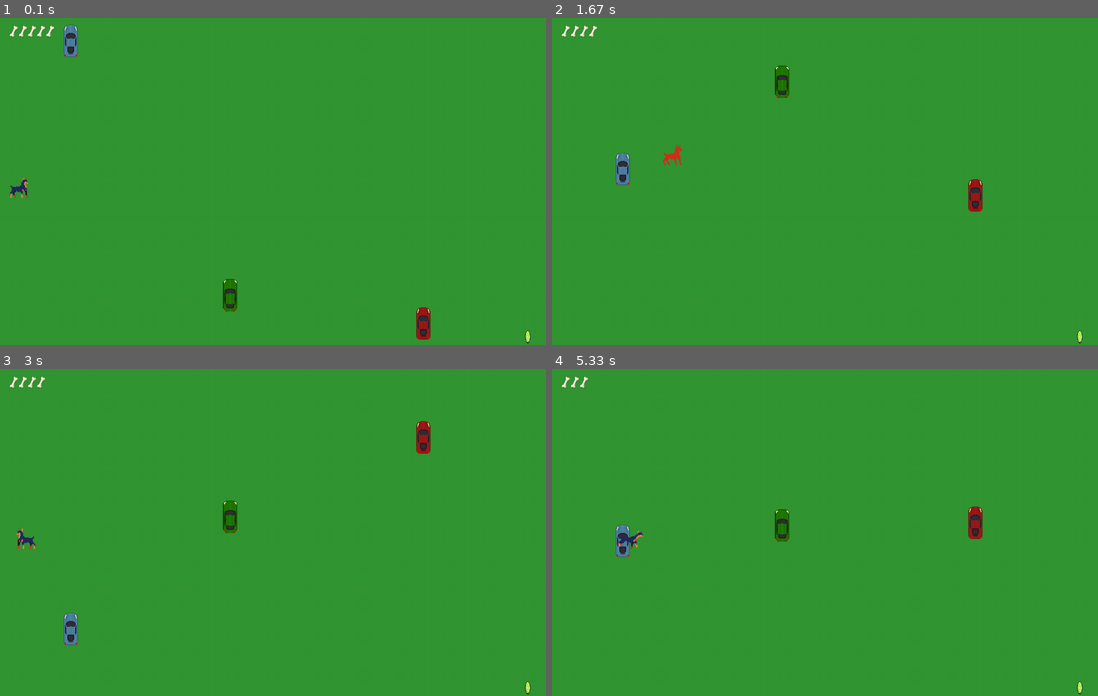
Above: before the commit, frames 1-4 (two rows, left to right).
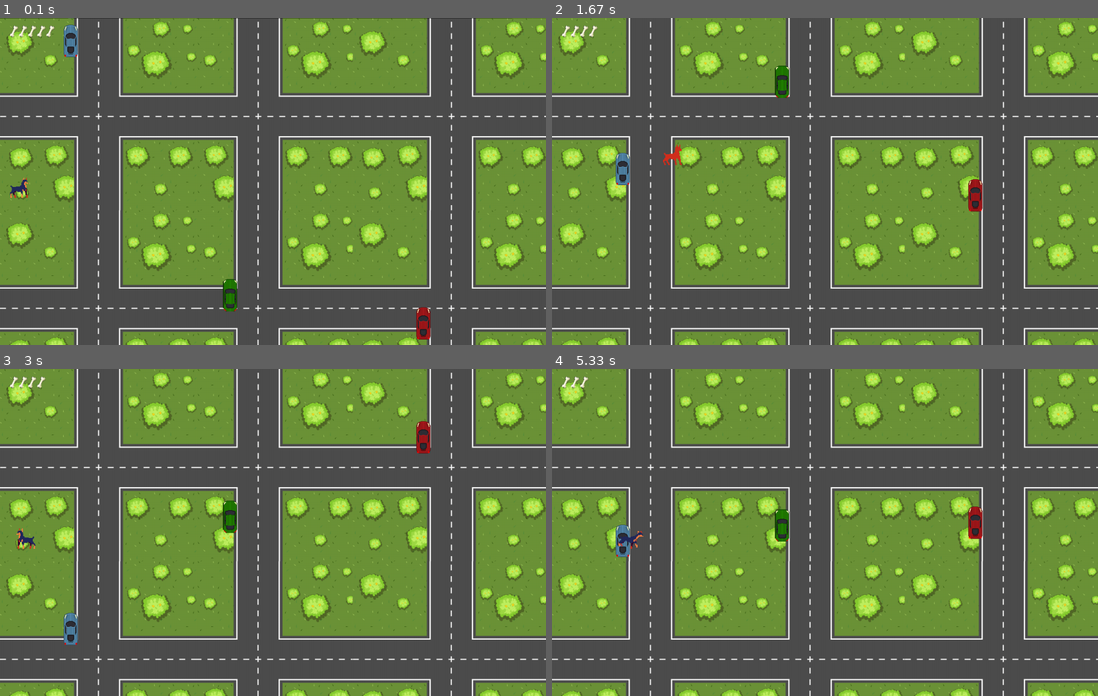
Above: after the commit, the same moments.

Repository: baby-sal/dogtective
Game: pygame game, started from user_interface/game.py
Two runs of this game, one before a commit and one after it. Both use one fixed random seed, a clock stepped at 60 frames per second and the inputs below.
Inputs:
- Up to frame 1 (0.1 s): no input
- Up to frame 2 (1.67 s): hold Right 0.33-0.8 s; hold Up 0.83-1.13 s; hold Right 1.17-1.63 s
- Up to frame 3 (3 s): hold Left 1.67-2.2 s; hold Down 2.23-2.53 s; hold Left 2.57-2.97 s
- Up to frame 4 (5.33 s): hold Up 3-3.37 s; hold Right 3.4-4.03 s; hold Down 4.07-4.43 s; hold Left 4.47-4.93 s; hold Right from 4.97 s (still down)

The runs differ from the first frame. In frame 1, 99% of the frame differs, in the area x 0-100%, y 0-100%; in frame 2, 99%; in frame 3, 99%; in frame 4, 99%.

Commit message:
changed car dimensions to show bigger

Diff:
--- a/logic/assets/scrolling_background.py
+++ b/logic/assets/scrolling_background.py
@@ -1,13 +1,13 @@
 import pygame
 import math as m
-import user_interface.game_config as config
+from user_interface.game_config  import WIDTH
 
 class ScrollBackground:
     def __init__(self):
         #do not need transparency for image background therefore do not need convert_alpha
         self.image = pygame.image.load('../logic/assets/images/background/Background2_freepik_draft1.png').convert()
         self.image_width = self.image.get_width()
-        self.screen_width = config.WIDTH
+        self.screen_width = WIDTH
         self.scroll = 0
         self.fps = 60
         self.clock = pygame.time.Clock()
--- a/user_interface/game.py
+++ b/user_interface/game.py
@@ -1,13 +1,10 @@
-# game render and loop
-
 import pygame
 import sys
-from logic.components.environmental import Obstacle, Environmental
+from logic.components.environmental import Obstacle
 from logic.components.character import Character
 from logic.components.health import Health
 import user_interface.game_config as config
 from logic.assets.scrolling_background import ScrollBackground
-
 
 class GameRunner:
     # Game window set-up
@@ -43,20 +40,10 @@
         self.car_group = pygame.sprite.Group()
         self.car_group.add(car1, car2, car3)
 
-        # ball sprite for loading onto final background
-        # may need factoring into separate function/different name?
-        ball_img = pygame.image.load(
-            '../logic/assets/images/objects/ball.png').convert_alpha()
-        ball = Environmental("ball", ball_img, self.dis_width * 0.96,
-                             self.dis_height * 0.95, 0.1)
-        self.final_screen_ball_group = pygame.sprite.Group()
-        self.final_screen_ball_group.add(ball)
-
         pygame.display.update()
 
     def load_background_image(self):
-        image = pygame.image.load('../logic/assets/images/background/Background2_freepik_draft1.png').convert_alpha()
-        return image
+        return pygame.image.load('../logic/assets/images/background/Background2_freepik_draft1.png').convert_alpha()
 
     def render_background_image(self):
         self.game_display.blit(self.background_image, (0, 0))
@@ -70,34 +57,18 @@
         self.dog_group.draw(self.game_display)
         self.dog_group.update(car_group)
 
-    def render_final_screen_ball(self, ball):
-        self.final_screen_ball_group.draw(self.game_display)
-        self.final_screen_ball_group.update(ball)
-
     # Game loop: Keeps window open until quit
     def game_loop(self):
         run = True
-        ball_active = False
 
         while run:
-
             for event in pygame.event.get():
                 if event.type == pygame.QUIT:
                     run = False
 
             if self.dog.health.current > 0:
-                self.game_display.fill((50, 150, 50))
-
+                self.render_background_image()
                 self.render_all(self.car_group, self.health_group)
-
-                # # placeholder for ball to show after 3 seconds only until background is sorted - can be deleted
-                # if not ball_active and pygame.time.get_ticks() > 3000:
-                #     self.final_screen_ball_group = pygame.sprite.Group()
-                #     self.final_screen_ball_group.add(self.ball)
-                #     ball_active = True
-
-                # added here so it renders behind the dog, but will need changing when linking to the background
-                self.render_final_screen_ball(self.final_screen_ball_group)
                 self.render_dog(self.car_group)
 
                 pygame.display.update()
@@ -106,13 +77,11 @@
                 # game over screen here
                 run = False
 
-
 def run():
     game = GameRunner()
     game.game_loop()
     pygame.quit()
     sys.exit()
 
-
 if __name__ == '__main__':
     run()
